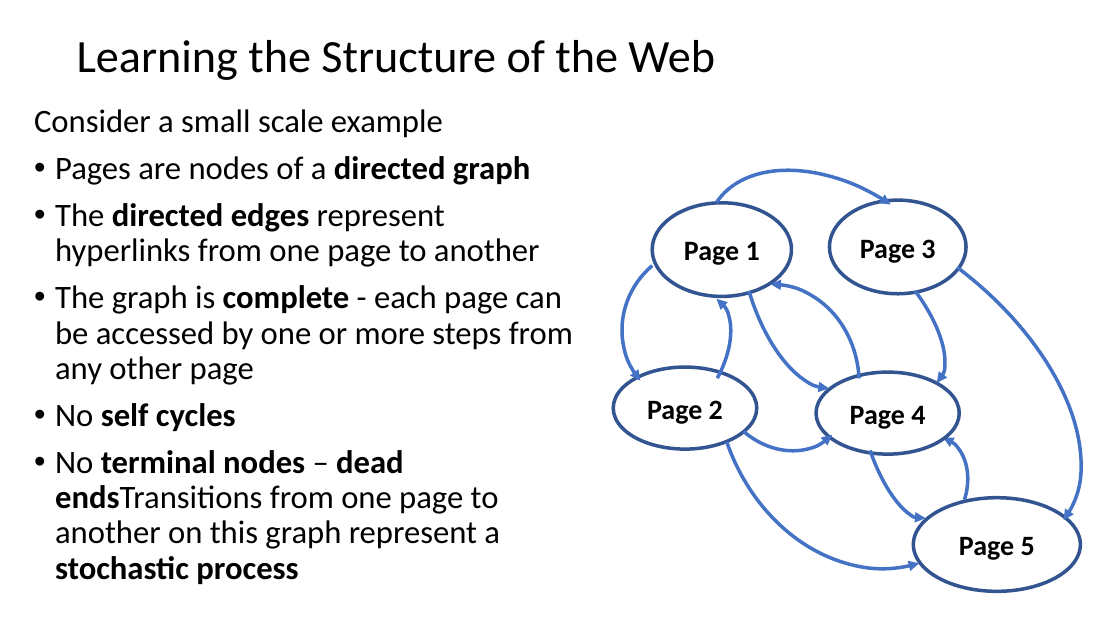
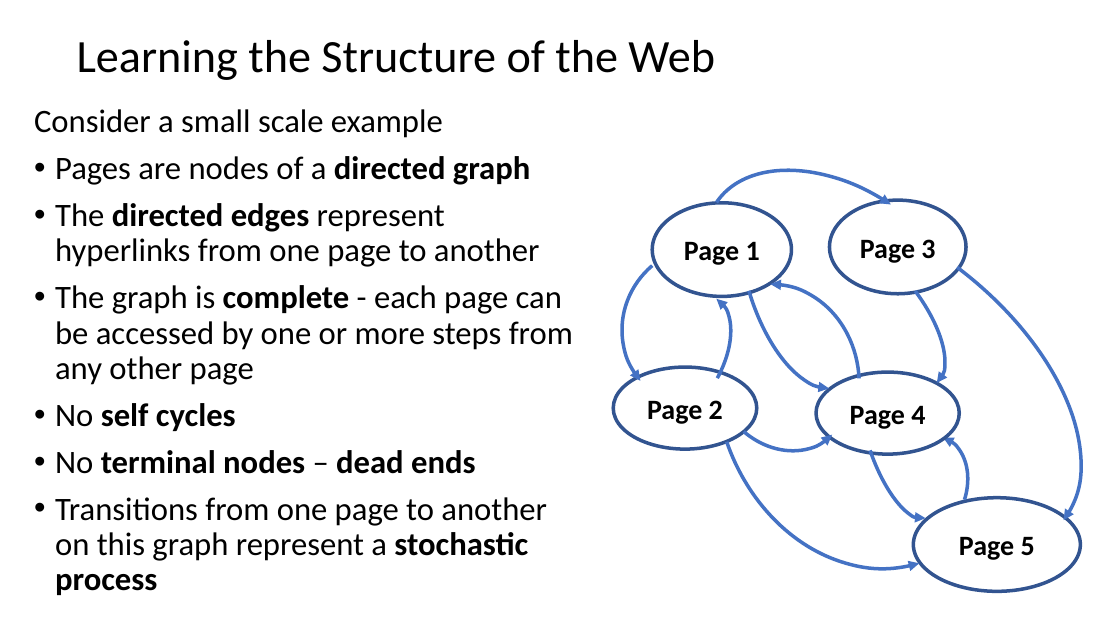
Before and after one commit to StephenElston/CSCI-E-108, a slide deck: slide 13 of slides/5_WebSearching.pptx (slide 11 before the commit). Drawn at 1120x630 pixels with LibreOffice and Linux fonts; fonts in the diff are those of the drawing. Boxes give left, top, right and bottom in pixels: in the first picture for what was removed or moved away, otherwise in the second. Text is boxed around its words. In the diff, an @@ line names an element or a change of style, - is before the commit and + after.

```diff
--- a/slides/5_WebSearching.pptx
+++ b/slides/5_WebSearching.pptx
@@ text at (x1=55, y1=450, x2=547, y2=595): text changed @@
-• No terminal nodes – dead endsTransitions from one page to another on this graph represent a stochastic process
+• No terminal nodes – dead ends
+• Transitions from one page to another on this graph represent a stochastic process
```
Also in this commit, not shown: 3 other slides changed, 2 slides added.
